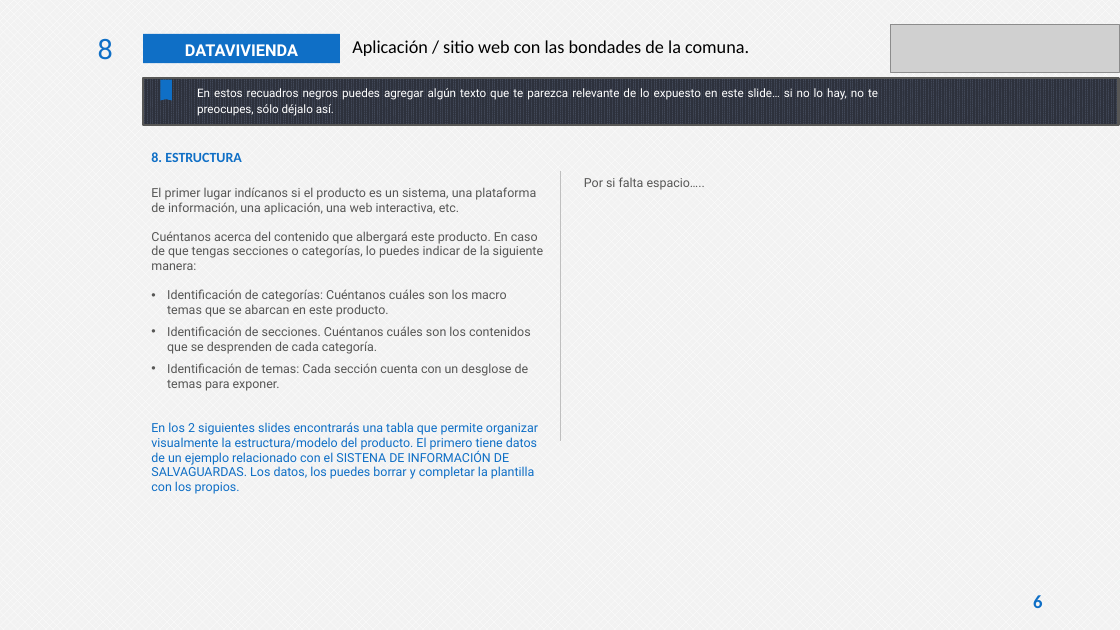
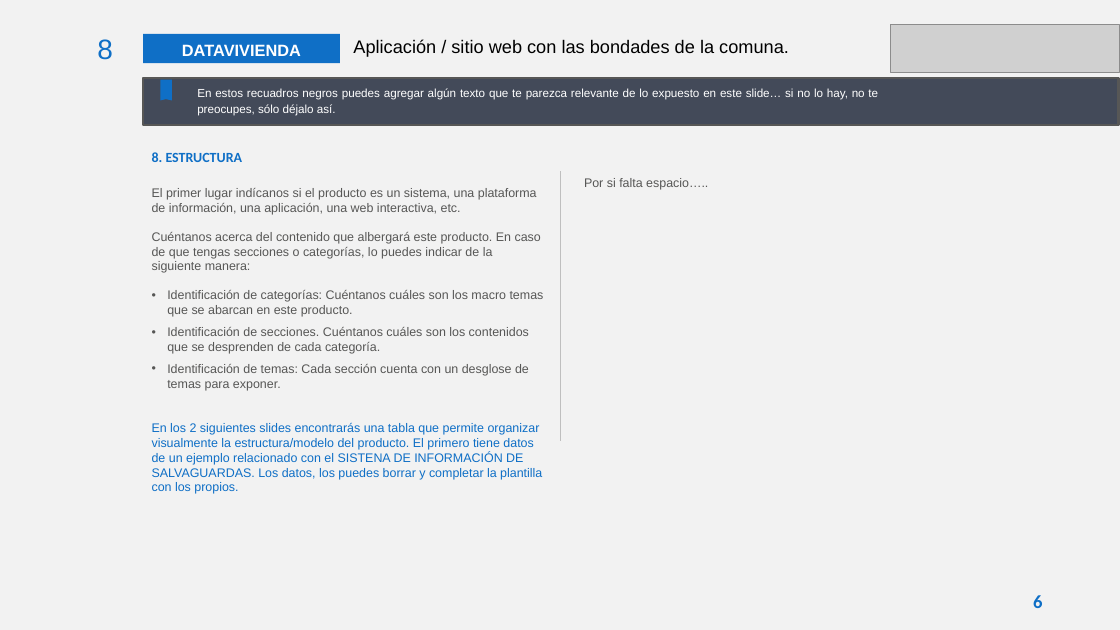
Before and after one commit to Sud-Austral/DATA-VIVIENDA, a slide deck: slide 6 of DATAVIVIENDA/Diseño DATAVIVIENDA.pptx. Drawn at 1120x630 pixels with LibreOffice and Linux fonts; fonts in the diff are those of the drawing; grey boxes stand for pictures. Boxes give left, top, right and bottom in pixels: in the first picture for what was removed or moved away, otherwise in the second. Text is boxed around its words. In the diff, an @@ line names an element or a change of style, - is before the commit and + after.

```diff
--- a/DATAVIVIENDA/Diseño DATAVIVIENDA.pptx
+++ b/DATAVIVIENDA/Diseño DATAVIVIENDA.pptx
@@ background pattern #FFFFFF on #F2F2F2 to #F2F2F2 @@
@@ text "Aplicación / sitio web con ..." at [353,39,789,57]: font Calibri to Arial @@
@@ rectangle "DATAVIVIENDA" at [143,34,339,63]: font Roboto to Arial @@
@@ rectangle at [143,78,1118,125]: fill pattern #2D313C on #444A5A to #434A59 @@
@@ text "En estos recuadros negros puedes ..." at [197,88,878,116]: font Roboto to Arial; less space between paragraphs @@
@@ text "Por si falta espacio….." at [584,178,708,190]: font Roboto to Arial; less space between paragraphs @@
@@ text "El primer lugar indícanos si ..." at [152,188,544,494]: font Roboto to Arial; less space between paragraphs; more space between paragraphs @@
```
Also in this commit, not shown: 14 other slides changed.
